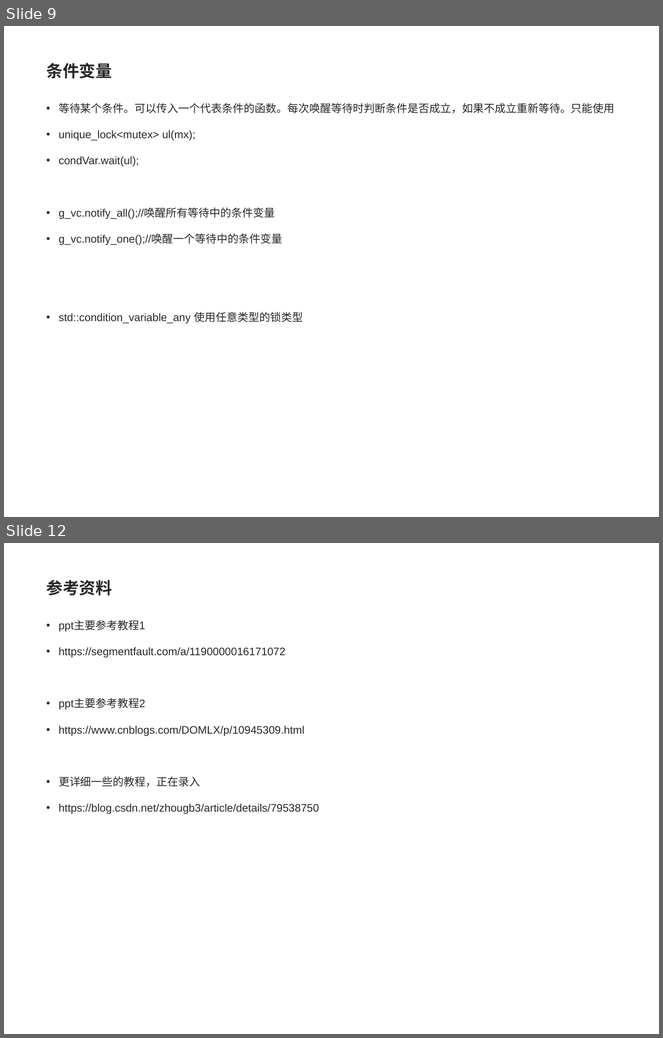
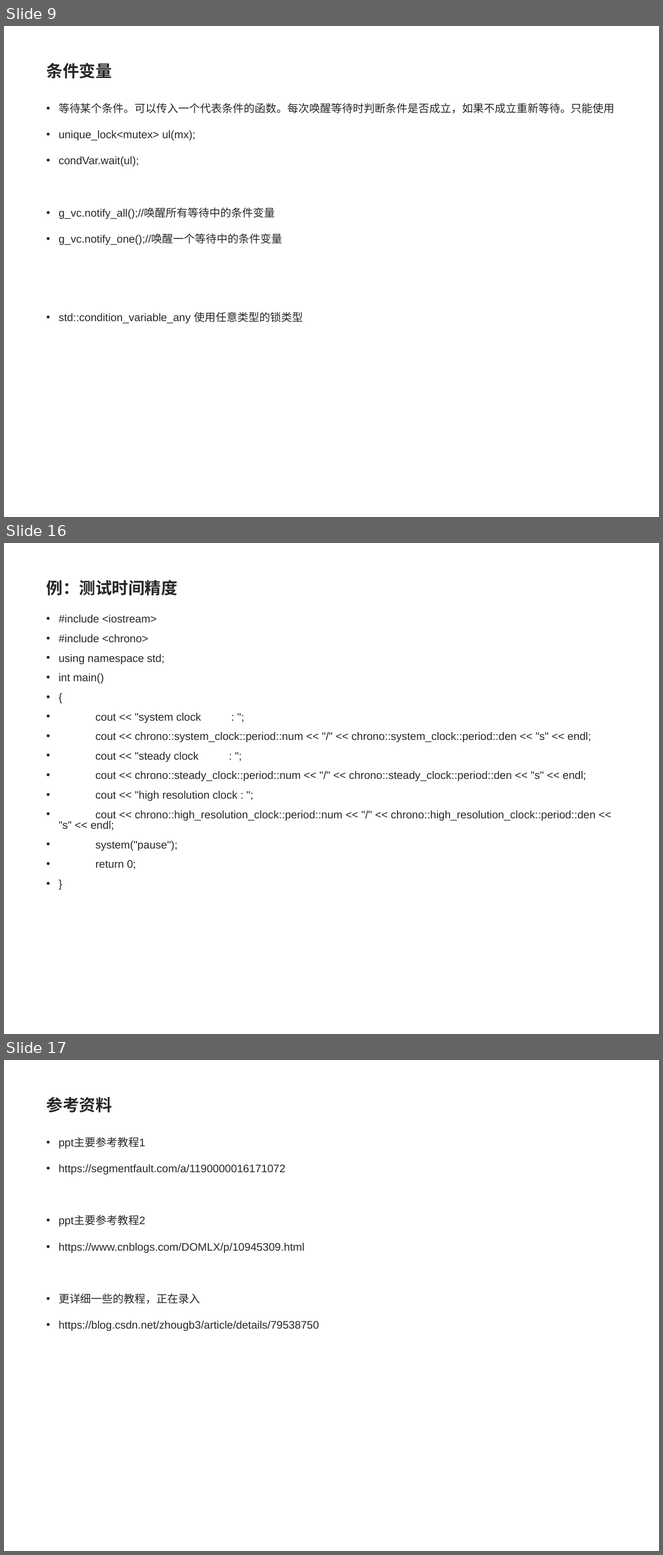
Before and after one commit to pointer1618/projects, a slide deck: lan7/c++11线程库.ppt. Shown one above the other, each under a label of ours: slides 9 and 12 before the commit, slides 9, 16 and 17 after it; the slides between them are not shown. The pictures are 663x1038 and 663x1555 pixels, drawn with LibreOffice and Linux fonts; fonts in the diff are those of the drawing; background and template pictures are left out. Boxes give left, top, right and bottom in pixels: in the first picture for what was removed or moved away, otherwise in the second. Text is boxed around its words. In the diff, an @@ line names an element or a change of style, - is before the commit and + after.

```diff
--- a/lan7/c++11线程库.ppt
+++ b/lan7/c++11线程库.ppt
@@ slide 16 added at (x1=4, y1=543, x2=659, y2=1034), background #FFFFFF @@
@@ title added at (x1=47, y1=580, x2=178, y2=596), 18 pt, text #262626, bold @@
+例：测试时间精度
@@ text added at (x1=59, y1=614, x2=596, y2=870), 12 pt, text #262626 @@
+• #include <iostream>
+• #include <chrono>
+• using namespace std;
+• int main()
+• {
+• cout << "system clock : ";
+• cout << chrono::system_clock::period::num << "/" << chrono::system_clock::period::den << "s" << endl;
+• cout << "steady clock : ";
+• cout << chrono::steady_clock::period::num << "/" << chrono::steady_clock::period::den << "s" << endl;
+• cout << "high resolution clock : ";
+• cout << chrono::high_resolution_clock::period::num << "/" << chrono::high_resolution_clock::period::den << "s" << endl;
+• system("pause");
+• return 0;
+• }
@@ what was slide 12 is now slide 17 @@
```
Also in this commit, not shown: 3 slides changed, 4 other slides added.
